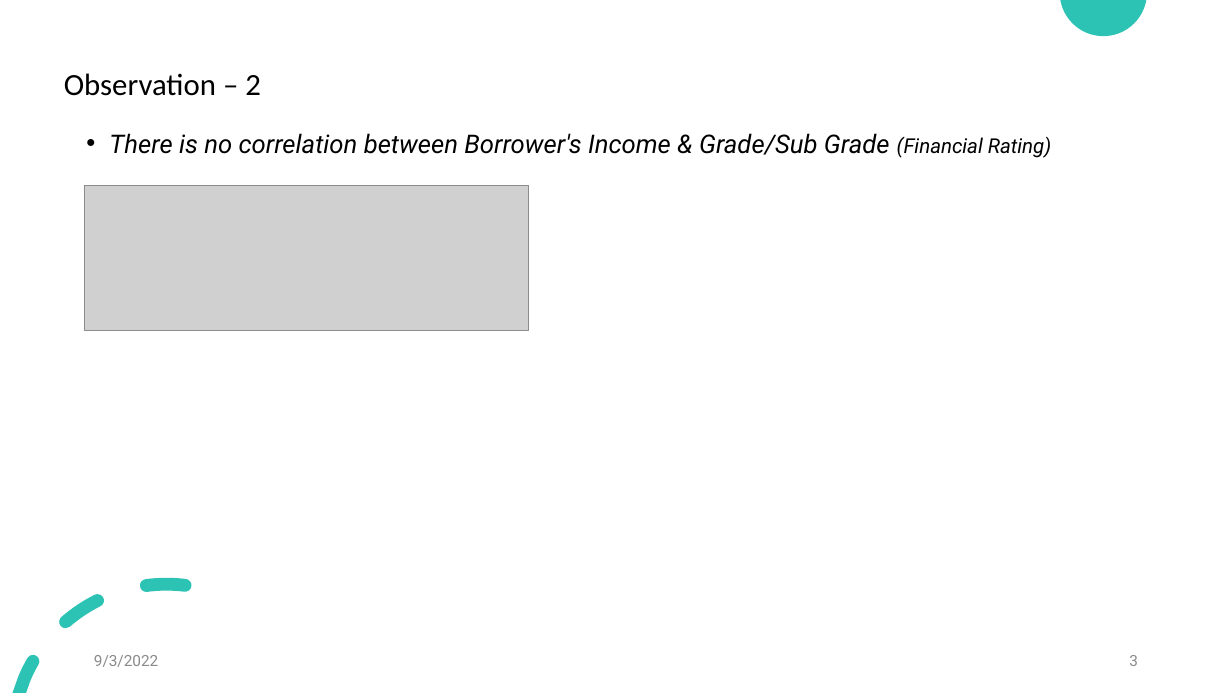
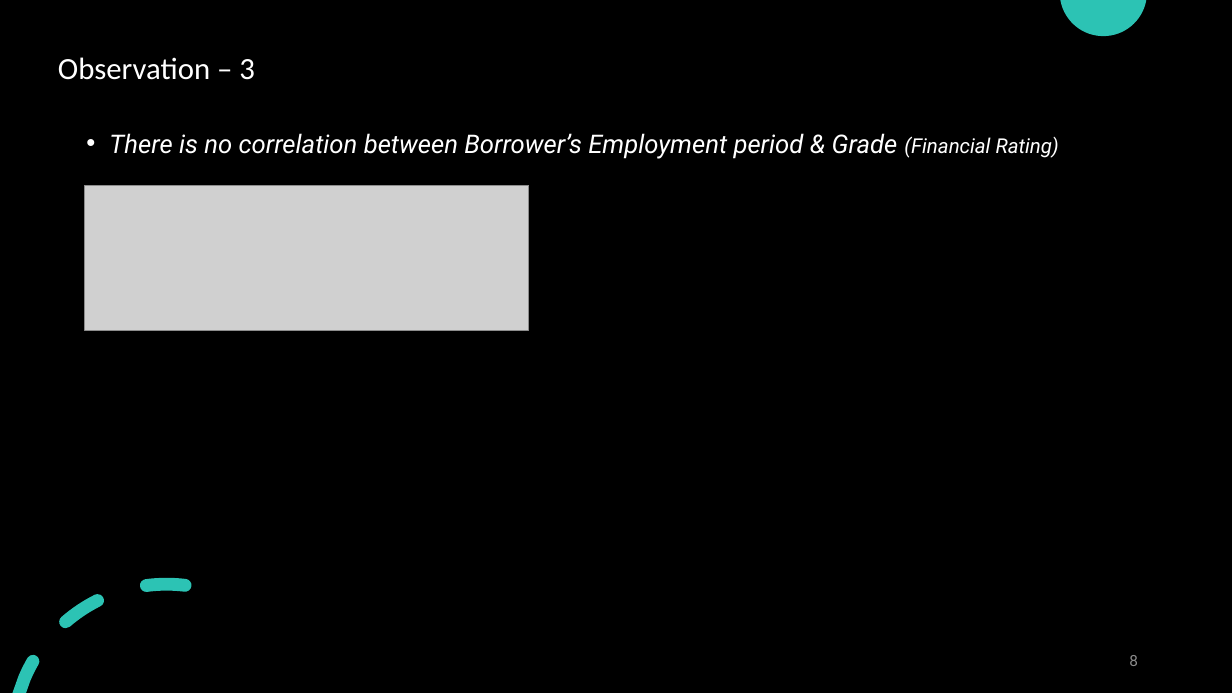
Before and after one commit to jamesrajesh76/LendingClubRiskAnalysis, a slide deck: slide 8 of 3. Lending Club – Case Study.pptx (slide 3 before the commit). Drawn at 1232x693 pixels with LibreOffice and Linux fonts; fonts in the diff are those of the drawing; grey boxes stand for pictures. Boxes give left, top, right and bottom in pixels: in the first picture for what was removed or moved away, otherwise in the second. Text is boxed around its words. In the diff, an @@ line names an element or a change of style, - is before the commit and + after.

```diff
--- a/3. Lending Club – Case Study.pptx
+++ b/3. Lending Club – Case Study.pptx
@@ background #FFFFFF to #000000 @@
@@ title at [58,57,255,80]: text changed; text colour #000000 to #FFFFFF @@
-Observation – 2
+Observation – 3
@@ text at [109,133,1059,159]: text changed; text colour #000000 to #FFFFFF @@
-• There is no correlation between Borrower's Income & Grade/Sub Grade (Financial Rating)
+• There is no correlation between Borrower’s Employment period & Grade (Financial Rating)
@@ text removed at [94,655,159,667] @@
-9/3/2022
@@ page number at [1129,655,1138,666]: text changed @@
-3
+8
```
Also in this commit, not shown: 7 other slides changed, 3 slides added, 3 slides removed, 3 other files.
